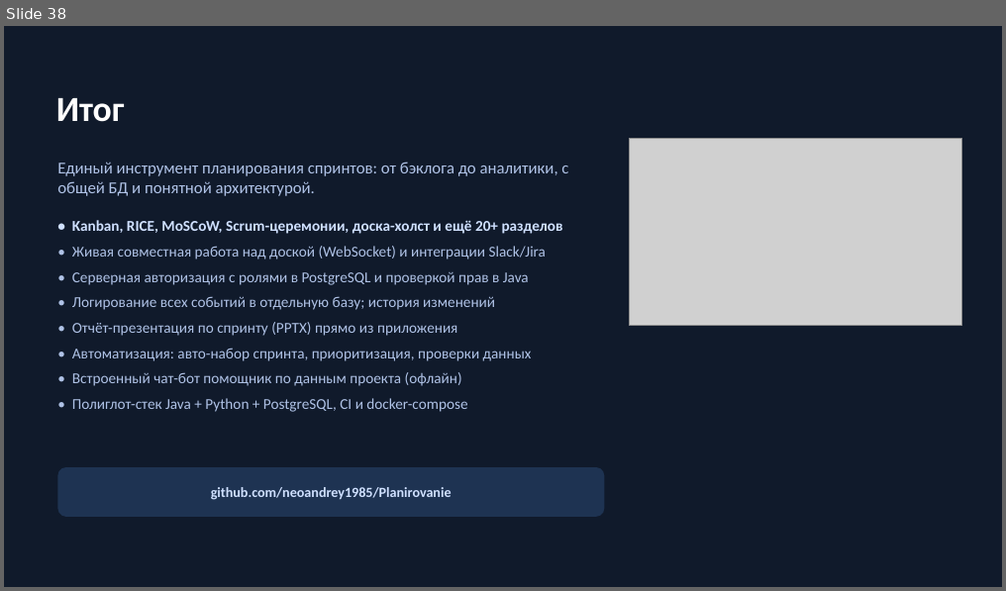
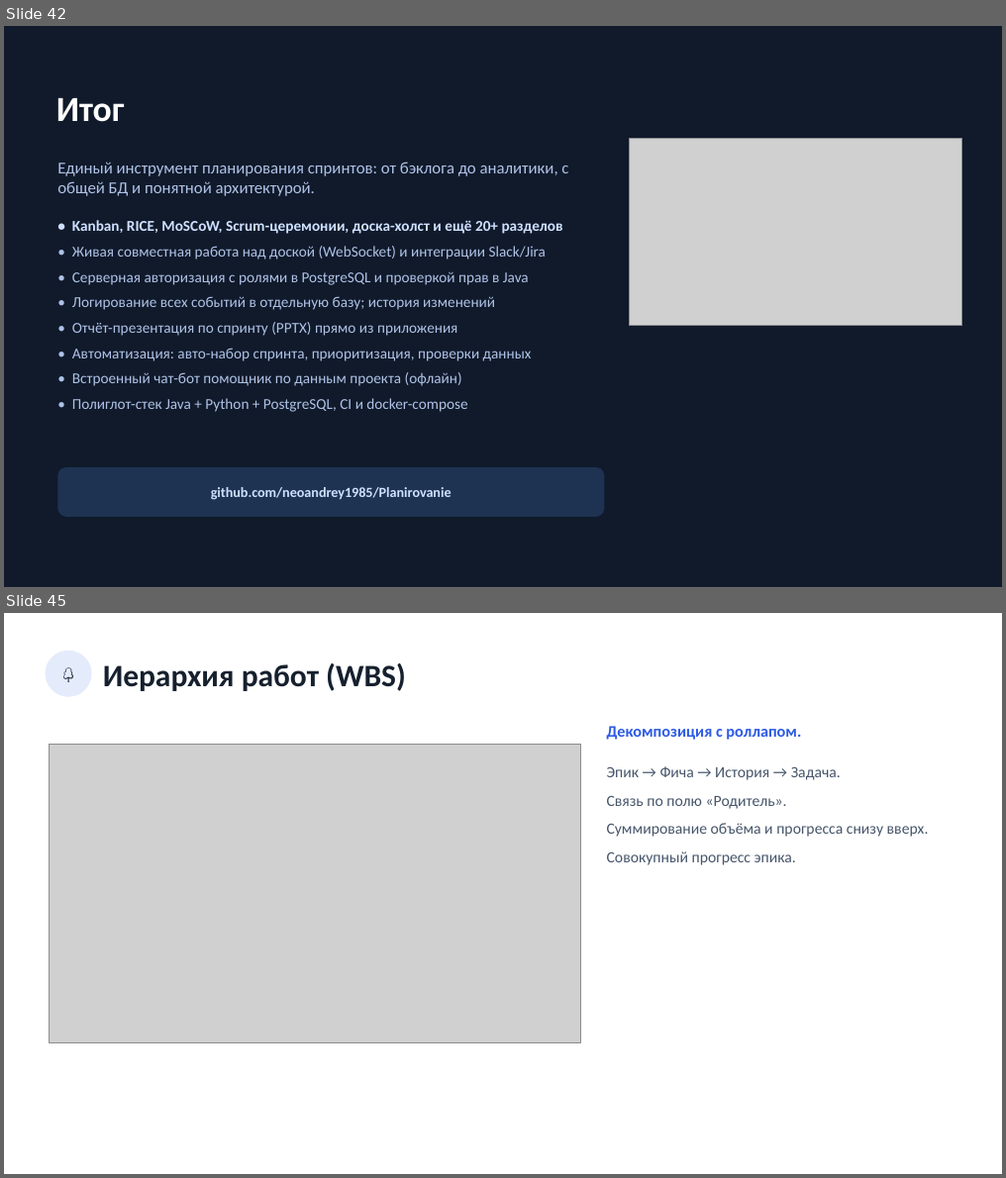
Before and after one commit to neoandrey1985/Planirovanie, a slide deck: frontend/docs/Презентация_приложения.pptx. Shown one above the other, each under a label of ours: slide 38 before the commit, slides 42 and 45 after it; the slides between them are not shown. The pictures are 1006x591 and 1006x1178 pixels, drawn with LibreOffice and Linux fonts; fonts in the diff are those of the drawing; grey boxes stand for pictures. Boxes give left, top, right and bottom in pixels: in the first picture for what was removed or moved away, otherwise in the second. Text is boxed around its words. In the diff, an @@ line names an element or a change of style, - is before the commit and + after.

```diff
--- a/frontend/docs/Презентация_приложения.pptx
+++ b/frontend/docs/Презентация_приложения.pptx
@@ slide 45 added at [4, 613, 1002, 1174], background #FFFFFF @@
@@ ellipse added at [46, 651, 91, 697], fill #E4EBFB, 18 pt, text #16202E @@
+🌳
@@ text added at [103, 663, 406, 691], 30 pt, text #16202E, bold @@
+Иерархия работ (WBS)
@@ text added at [607, 726, 801, 740], 15.5 pt, text #2D5BE3, bold @@
+Декомпозиция с роллапом.
@@ picture added at [49, 744, 580, 1043] @@
@@ text added at [607, 766, 929, 865], 15 pt, text #47566B @@
+Эпик → Фича → История → Задача.
+Связь по полю «Родитель».
+Суммирование объёма и прогресса снизу вверх.
+Совокупный прогресс эпика.
@@ what was slide 38 is now slide 42 @@
```
Also in this commit, not shown: 1 slide changed, 10 other slides added, 5 other files.
